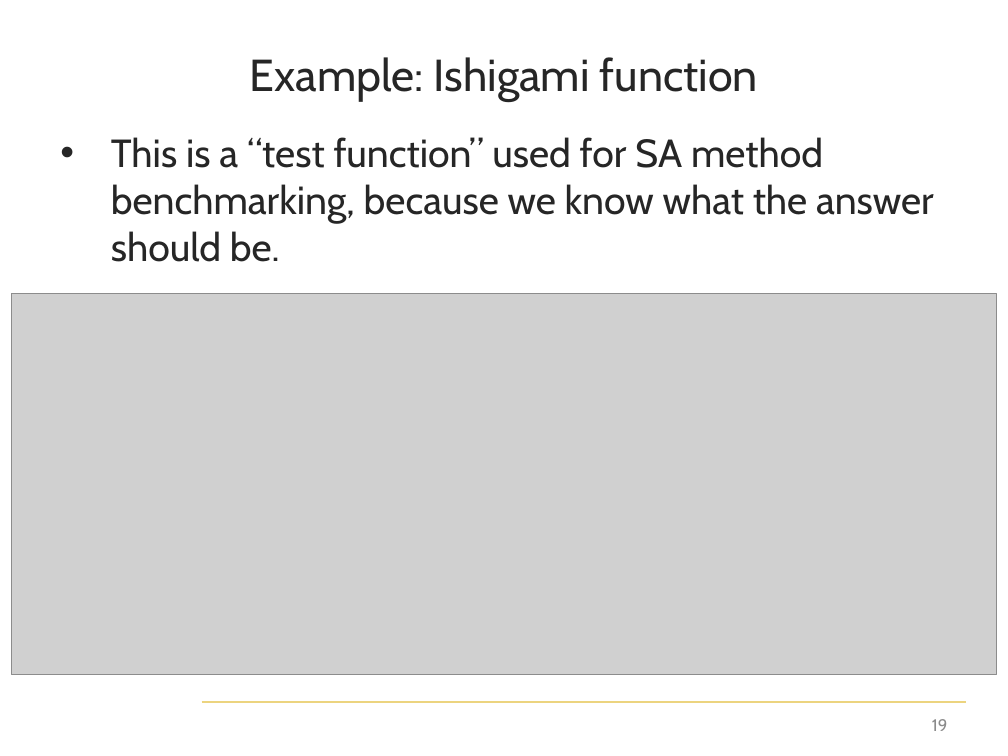
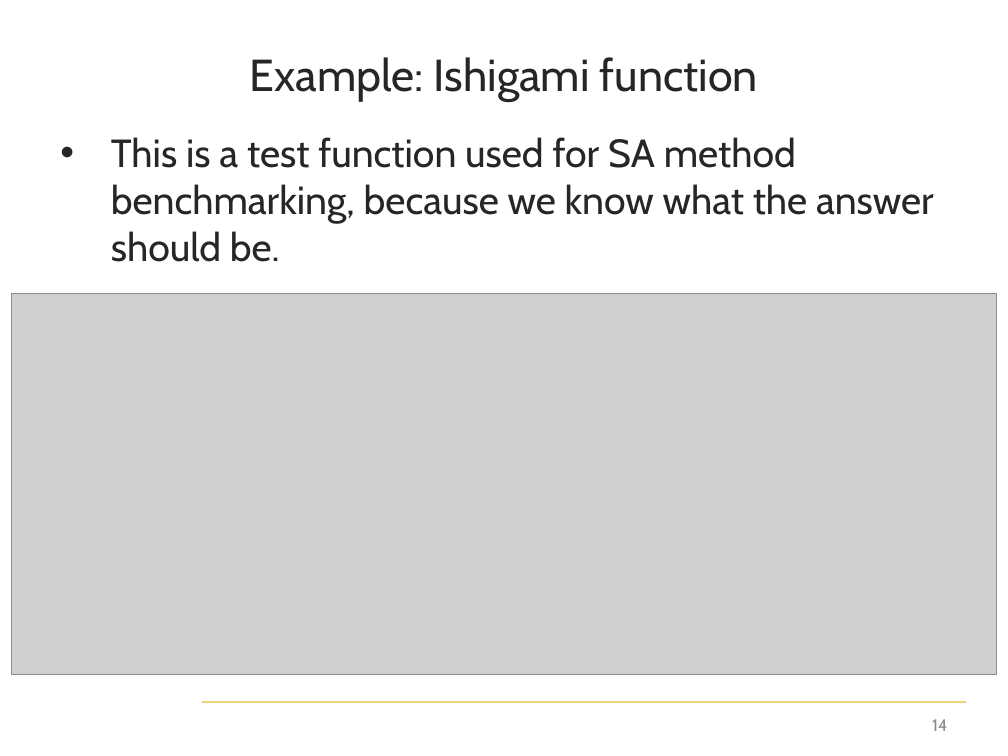
Before and after one commit to jdherman/DMDU-2018-SALib-Tutorial, a slide deck: slide 14 of herman-dmdu-SALib-tutorial.pptx (slide 19 before the commit). Drawn at 1008x756 pixels with LibreOffice and Linux fonts; fonts in the diff are those of the drawing; grey boxes stand for pictures; background and template pictures are left out. Boxes give left, top, right and bottom in pixels: in the first picture for what was removed or moved away, otherwise in the second. Text is boxed around its words. In the diff, an @@ line names an element or a change of style, - is before the commit and + after.

```diff
--- a/herman-dmdu-SALib-tutorial.pptx
+++ b/herman-dmdu-SALib-tutorial.pptx
@@ text at bbox=[111, 137, 934, 262]: text changed @@
-• This is a “test function” used for SA method benchmarking, because we know what the answer should be.
+• This is a test function used for SA method benchmarking, because we know what the answer should be.
@@ page number at bbox=[932, 719, 947, 731]: text changed @@
-19
+14
```
Also in this commit, not shown: 3 other slides changed, 6 slides added, 13 slides removed, 4 other files.
